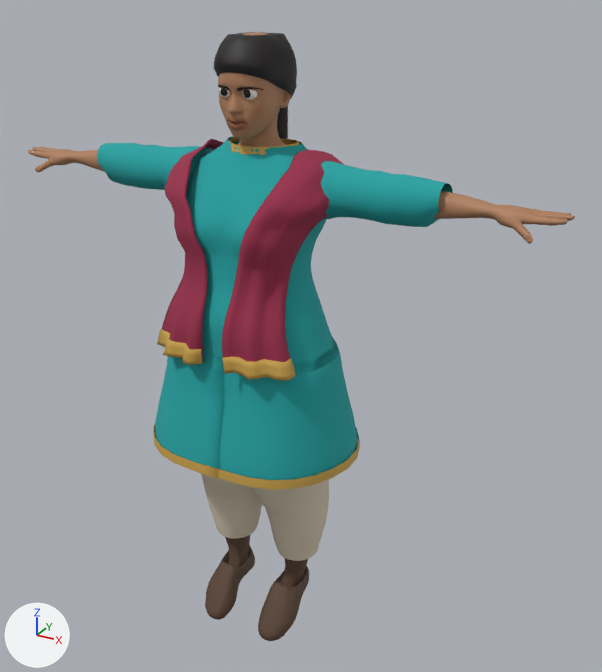
Renders of the glTF model public/characters/person-woman.glb from each side of a commit.
The view is the same before and after, from a 50 mm lens placed at (1.084, -1.739, 1.79), pointed at (0.094, 0.062, 0.89). Lighting does not change. The marker at lower left points along +X, +Y and +Z. The older version comes first.

Script lines for the objects in view, before the commit:
```python
me_bottom = bpy.data.meshes.new('bottom')
me_bottom.from_pydata(...)  # 1176 vertices, 2256 faces; spans x -0.232..0.232, y -0.181..0.141, z 0.183..0.888
me_bottom.materials.append(mat_bottom)  # beige #d9cdb6
me_hair = bpy.data.meshes.new('hair')
me_hair.from_pydata(...)  # 399 vertices, 752 faces; spans x -0.099..0.099, y -0.1..0.144, z 1.085..1.608
me_hair.materials.append(mat_hair)  # black #1a1513
me_shoes = bpy.data.meshes.new('shoes')
me_shoes.from_pydata(...)  # 751 vertices, 1378 faces; spans x -0.151..0.151, y -0.152..0.068, z -0.045..0.211
me_shoes.materials.append(mat_shoes)  # brown #5a4232
me_top = bpy.data.meshes.new('top')
me_top.from_pydata(...)  # 1374 vertices, 2540 faces; spans x -0.485..0.485, y -0.25..0.21, z 0.552..1.358
me_top.materials.append(mat_top)  # cyan #1fa3a3
me_trim = bpy.data.meshes.new('trim')
me_trim.from_pydata(...)  # 364 vertices, 592 faces; spans x -0.298..0.295, y -0.253..0.213, z 0.552..1.36
me_trim.materials.append(mat_trim)  # orange #c9a24a
me_wrap = bpy.data.meshes.new('wrap')
me_wrap.from_pydata(...)  # 1782 vertices, 3560 faces; spans x -0.241..0.238, y -0.23..0.174, z 0.844..1.353
me_wrap.materials.append(mat_wrap)  # purple #9a2e4c
ob_bottom = bpy.data.objects.new('bottom', me_bottom)
ob_bottom.location = (0.0, 0.0, 0.045)
ob_hair = bpy.data.objects.new('hair', me_hair)
ob_hair.location = (0.0, 0.0, 0.045)
ob_shoes = bpy.data.objects.new('shoes', me_shoes)
ob_shoes.location = (0.0, 0.0, 0.045)
ob_top = bpy.data.objects.new('top', me_top)
ob_top.location = (0.0, 0.0, 0.045)
ob_trim = bpy.data.objects.new('trim', me_trim)
ob_trim.location = (0.0, 0.0, 0.045)
ob_wrap = bpy.data.objects.new('wrap', me_wrap)
ob_wrap.location = (0.0, 0.0, 0.045)
# also in view: 'skin' at (0.0, -0.016, 0.933)
```
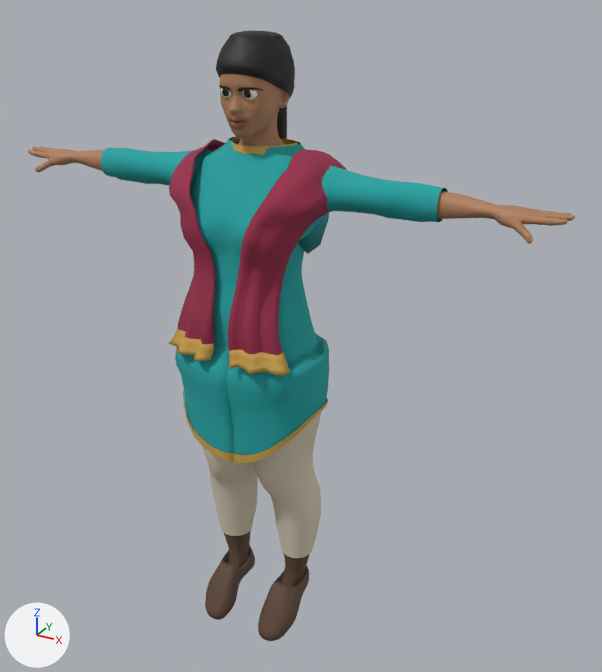
Pixel boxes (x1, y1, x2, y2) of what changed, in the pictures (602 x 672 px; the box of a moved part takes in the faces that stretch with it):
'top', reshaped (8% shorter)
    before: (97, 136, 453, 480)
    after: (101, 137, 448, 455)
'wrap', reshaped
    before: (162, 139, 345, 363)
    after: (169, 139, 347, 359)
'bottom', reshaped
    before: (201, 474, 329, 561)
    after: (202, 411, 322, 558)
'trim', reshaped (23% narrower, 8% shorter)
    before: (153, 137, 360, 490)
    after: (168, 137, 328, 463)
'hair', reshaped
    before: (214, 32, 297, 139)
    after: (216, 31, 295, 139)
part 1 of me_bottom, rebuilt
    before: (250, 479, 329, 561)
    after: (254, 411, 322, 558)
part 2 of me_bottom, rebuilt
    before: (201, 474, 262, 539)
    after: (202, 446, 258, 536)
part 3 of me_hair, rebuilt
    before: (214, 32, 297, 99)
    after: (216, 31, 295, 99)
part 4 of me_hair, rebuilt (8% narrower)
    before: (277, 106, 288, 139)
    after: (277, 106, 287, 139)
part 5 of me_top, rebuilt (9% narrower, 33% taller)
    before: (186, 136, 339, 375)
    after: (190, 137, 329, 455)
part 6 of me_top, rebuilt
    before: (97, 143, 213, 190)
    after: (101, 147, 211, 186)
part 7 of me_top, rebuilt
    before: (321, 161, 453, 227)
    after: (298, 166, 448, 254)
part 8 of me_top, rebuilt (16% narrower, 9% shorter)
    before: (155, 353, 224, 469)
    after: (175, 349, 233, 454)
part 9 of me_top, deleted (cyan)
    before: (214, 335, 358, 480)
part 10 of me_trim, moved or reshaped
    before: (157, 329, 296, 380)
    after: (168, 329, 290, 375)
part 11 of me_trim, moved or reshaped
    before: (153, 422, 360, 490)
    after: (183, 391, 328, 463)

The change, as a list of edits to the scene's bpy script:
```text
Change me_bottom:
    remove me_bottom.from_pydata(...)  # 1176 vertices, 2256 faces; spans x -0.232..0.232, y -0.181..0.141, z 0.183..0.888
    add me_bottom.from_pydata(...)  # 1176 vertices, 2256 faces; spans x -0.202..0.202, y -0.155..0.114, z 0.182..0.887
    me_bottom part 1: the loose piece of 594 vertices spanning x -0.063..0.232, y -0.181..0.141, z 0.183..0.888 is rebuilt with 581 vertices and now spans x -0.034..0.202, y -0.155..0.114, z 0.182..0.887
    me_bottom part 2: the loose piece of 582 vertices spanning x -0.232..0.064, y -0.181..0.141, z 0.183..0.888 is rebuilt with 595 vertices and now spans x -0.202..0.034, y -0.155..0.114, z 0.182..0.887
Change me_hair:
    remove me_hair.from_pydata(...)  # 399 vertices, 752 faces; spans x -0.099..0.099, y -0.1..0.144, z 1.085..1.608
    add me_hair.from_pydata(...)  # 733 vertices, 1420 faces; spans x -0.094..0.094, y -0.094..0.142, z 1.086..1.616
    me_hair part 3: the loose piece of 319 vertices spanning x -0.099..0.099, y -0.1..0.117, z 1.434..1.608 is rebuilt with 641 vertices and now spans x -0.094..0.094, y -0.094..0.112, z 1.435..1.616
    me_hair part 4: the loose piece of 80 vertices spanning x -0.019..0.019, y 0.084..0.144, z 1.085..1.445 is rebuilt with 92 vertices and now spans x -0.018..0.018, y 0.085..0.142, z 1.086..1.445
Change me_top:
    remove me_top.from_pydata(...)  # 1374 vertices, 2540 faces; spans x -0.485..0.485, y -0.25..0.21, z 0.552..1.358
    add me_top.from_pydata(...)  # 1494 vertices, 2792 faces; spans x -0.48..0.48, y -0.186..0.148, z 0.552..1.358
    me_top part 5: the loose piece of 709 vertices spanning x -0.232..0.232, y -0.192..0.151, z 0.838..1.358 is rebuilt with 858 vertices and now spans x -0.193..0.21, y -0.184..0.146, z 0.552..1.358
    me_top part 6: the loose piece of 191 vertices spanning x -0.485..-0.129, y -0.068..0.088, z 1.195..1.331 is rebuilt with 236 vertices and now spans x -0.48..-0.104, y -0.067..0.114, z 1.101..1.328
    me_top part 7: the loose piece of 189 vertices spanning x 0.129..0.485, y -0.068..0.088, z 1.195..1.331 is rebuilt with 225 vertices and now spans x 0.104..0.48, y -0.067..0.114, z 1.101..1.328
    me_top part 8: the loose piece of 132 vertices spanning x -0.295..0.023, y -0.25..0.21, z 0.552..0.864 is rebuilt with 175 vertices and now spans x -0.211..0.017, y -0.186..0.148, z 0.552..0.864
    me_top part 9: the loose piece of 153 vertices spanning x -0.022..0.291, y -0.246..0.206, z 0.552..0.864 is deleted
Change me_trim:
    remove me_trim.from_pydata(...)  # 364 vertices, 592 faces; spans x -0.298..0.295, y -0.253..0.213, z 0.552..1.36
    add me_trim.from_pydata(...)  # 364 vertices, 592 faces; spans x -0.212..0.213, y -0.202..0.132, z 0.552..1.36
    me_trim part 10: 144 of 364 vertices moved; they spanned x -0.214..0.198, y -0.233..-0.149, z 0.844..0.888 and now span x -0.189..0.174, y -0.202..-0.127, z 0.844..0.888; mean shift (0.0, 0.03, 0.0); largest move (-0.146, -0.203, 0.871) -> (-0.12, -0.172, 0.871)
    me_trim part 11: 108 of 364 vertices moved; they spanned x -0.298..0.295, y -0.253..0.213, z 0.552..0.578 and now span x -0.212..0.213, y -0.171..0.132, z 0.552..0.709; mean shift (0.0, 0.001, 0.052); largest move (-0.297, 0.008, 0.552) -> (-0.207, -0.001, 0.696)
    other edits to the shape of me_trim do not show in these pictures
Change me_wrap:
    remove me_wrap.from_pydata(...)  # 1782 vertices, 3560 faces; spans x -0.241..0.238, y -0.23..0.174, z 0.844..1.353
    add me_wrap.from_pydata(...)  # 1782 vertices, 3560 faces; spans x -0.23..0.227, y -0.199..0.163, z 0.844..1.353
    me_wrap part 12: 1782 of 1782 vertices moved; they spanned x -0.241..0.238, y -0.23..0.174, z 0.844..1.353 and now span x -0.23..0.227, y -0.199..0.163, z 0.844..1.353; mean shift (0.0, 0.003, 0.0)
```
